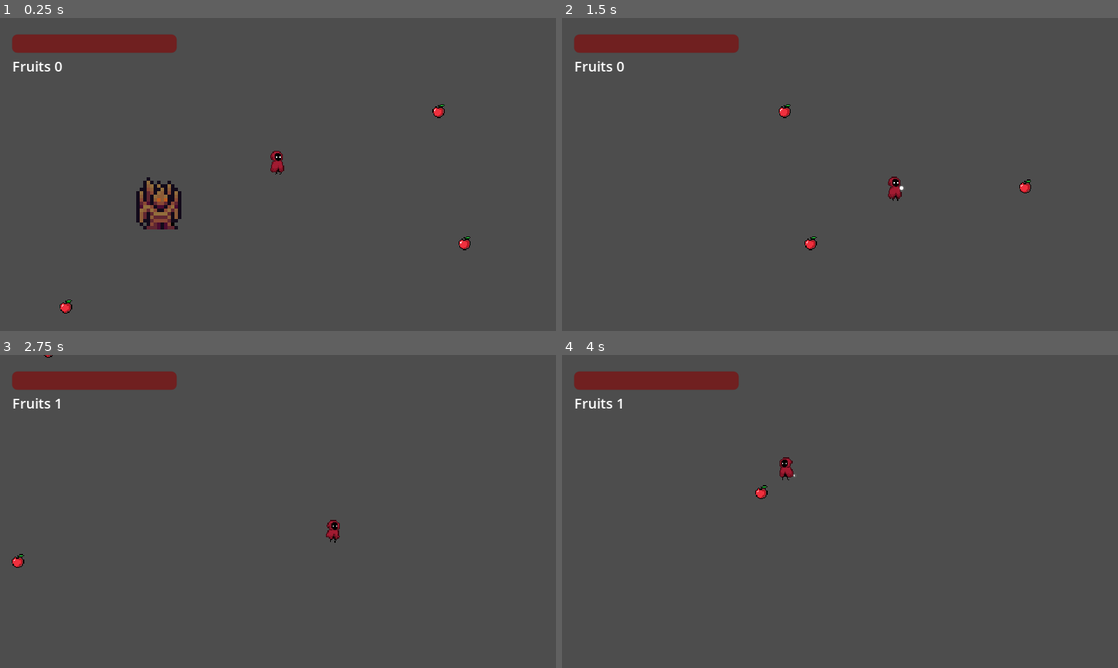
Above: before the commit, frames 1-4 (two rows, left to right).
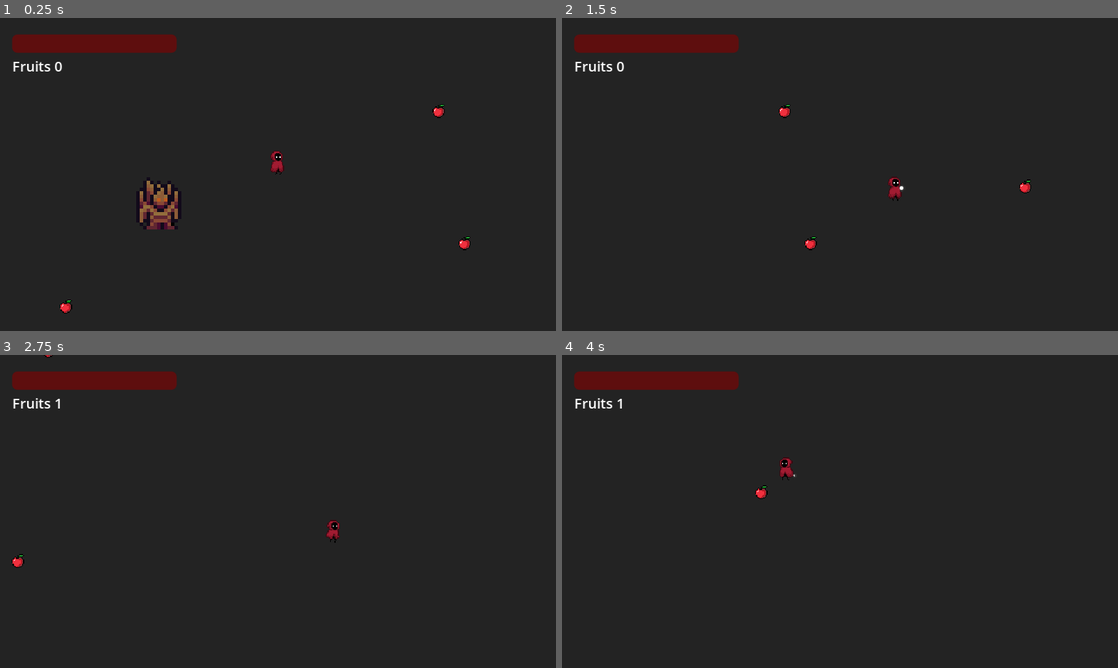
Above: after the commit, the same moments.

Repository: Challenger-84/gamejam_abyss
Game: Godot game, scene res://main.tscn
The game is run twice, just before and just after one commit, with the same random seed, the same clock (stepped at 60 frames per second) and the same inputs.
Inputs (mouse positions are in pixels of both pictures, inside the frame that each line leads up to):
- Up to frame 1 (0.25 s): no input
- Up to frame 2 (1.5 s): tap Enter (ui_accept) at 0.5, 0.77 s; move the mouse to (962, 158) at 0.52 s; hold Right (Move Right) 0.53-1.28 s; click (962, 158) at 0.6 s; move the mouse to (728, 190) at 1.27 s; hold S (Move Down) from 1.28 s (still down); click (728, 190) at 1.35 s
- Up to frame 3 (2.75 s): tap Enter (ui_accept) at 1.52 s; move the mouse to (333, 442) at 2.02 s; release S (Move Down) at 2.03 s; hold Right (Move Right) from 2.03 s (still down); click (333, 442) at 2.1 s
- Up to frame 4 (4 s): move the mouse to (812, 574) at 2.77 s; release Right (Move Right) at 2.78 s; hold W (Move Up) 2.78-3.53 s; click (812, 574) at 2.85 s; tap Enter (ui_accept) at 3.02, 3.77 s; move the mouse to (1006, 558) at 3.52 s; hold A (Move Left) from 3.53 s (still down); click (1006, 558) at 3.6 s

The runs differ from the first frame. In frame 1, 97% of the frame differs, in the area x 0-100%, y 0-100%; in frame 2, 98%; in frame 3, 98%; in frame 4, 98%.

Commit message:
Added dark background

Diff:
--- a/main.tscn
+++ b/main.tscn
@@ -5,6 +5,13 @@
 [ext_resource type="PackedScene" uid="uid://b70vtpy8du05s" path="res://Scenes/fruit.tscn" id="3_ruhe1"]
 
 [node name="Main" type="Node2D"]
+
+[node name="Background" type="ColorRect" parent="."]
+offset_left = -575.0
+offset_top = -401.0
+offset_right = 1308.0
+offset_bottom = 762.0
+color = Color(0.137255, 0.137255, 0.137255, 1)
 
 [node name="Player" parent="." node_paths=PackedStringArray("healthbar", "fruitcounter") instance=ExtResource("1_i78rh")]
 position = Vector2(319, 183)
@@ -39,23 +46,25 @@
 [node name="enemy2" parent="." instance=ExtResource("2_rau17")]
 position = Vector2(183, 213)
 
-[node name="Fruits" parent="." instance=ExtResource("3_ruhe1")]
+[node name="Apples" type="Node" parent="."]
+
+[node name="Fruits" parent="Apples" instance=ExtResource("3_ruhe1")]
 position = Vector2(781, 197)
 
-[node name="Fruits2" parent="." instance=ExtResource("3_ruhe1")]
+[node name="Fruits2" parent="Apples" instance=ExtResource("3_ruhe1")]
 position = Vector2(624, 393)
 
-[node name="Fruits3" parent="." instance=ExtResource("3_ruhe1")]
+[node name="Fruits3" parent="Apples" instance=ExtResource("3_ruhe1")]
 position = Vector2(120, 467)
 
-[node name="Fruits4" parent="." instance=ExtResource("3_ruhe1")]
+[node name="Fruits4" parent="Apples" instance=ExtResource("3_ruhe1")]
 position = Vector2(75, 335)
 
-[node name="Fruits5" parent="." instance=ExtResource("3_ruhe1")]
+[node name="Fruits5" parent="Apples" instance=ExtResource("3_ruhe1")]
 position = Vector2(504, 110)
 
-[node name="Fruits6" parent="." instance=ExtResource("3_ruhe1")]
+[node name="Fruits6" parent="Apples" instance=ExtResource("3_ruhe1")]
 position = Vector2(534, 262)
 
-[node name="Fruits7" parent="." instance=ExtResource("3_ruhe1")]
+[node name="Fruits7" parent="Apples" instance=ExtResource("3_ruhe1")]
 position = Vector2(499, 504)
